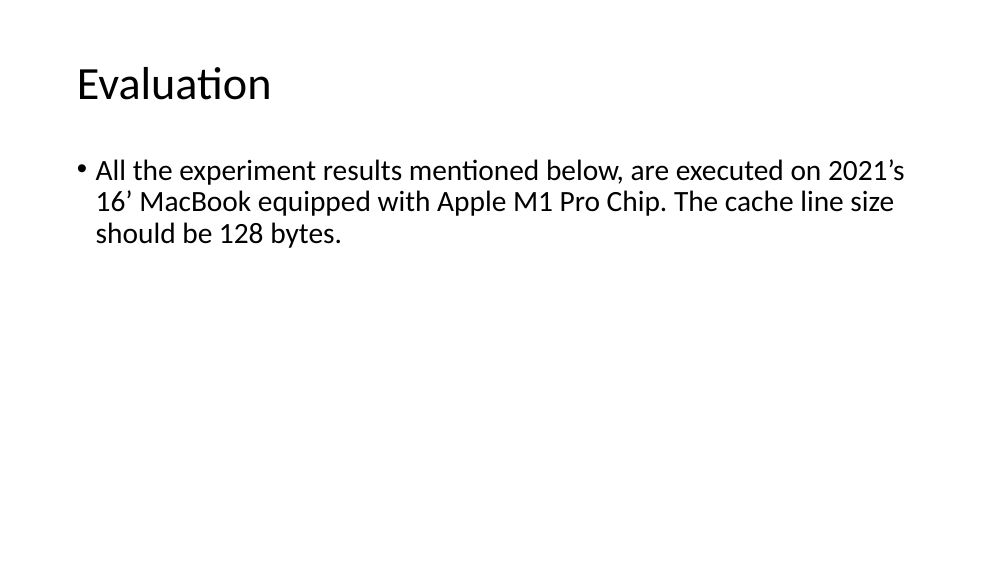
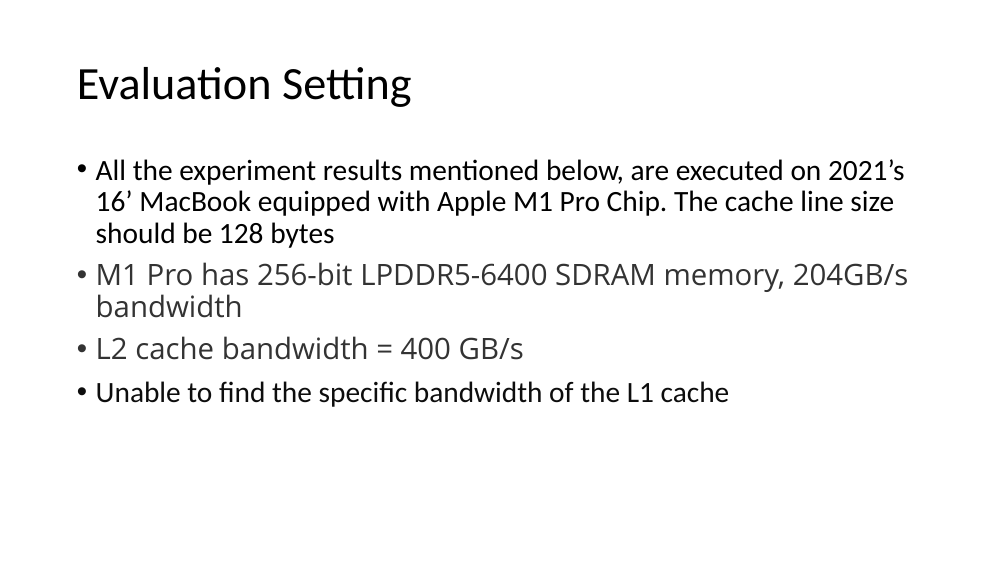
Before and after one commit to LukeLIN-web/CS345, a slide deck: slide 7 of project/midterm.pptx (slide 5 before the commit). Drawn at 1008x567 pixels with LibreOffice and Linux fonts; fonts in the diff are those of the drawing. Boxes give left, top, right and bottom in pixels: in the first picture for what was removed or moved away, otherwise in the second. Text is boxed around its words. In the diff, an @@ line names an element or a change of style, - is before the commit and + after.

```diff
--- a/project/midterm.pptx
+++ b/project/midterm.pptx
@@ title at (77, 67, 411, 107): text changed @@
-Evaluation
+Evaluation Setting
@@ text at (96, 159, 909, 407): text changed @@
-• All the experiment results mentioned below, are executed on 2021’s 16’ MacBook equipped with Apple M1 Pro Chip. The cache line size should be 128 bytes.
+• All the experiment results mentioned below, are executed on 2021’s 16’ MacBook equipped with Apple M1 Pro Chip. The cache line size should be 128 bytes
+• M1 Pro has 256-bit LPDDR5-6400 SDRAM memory, 204GB/s bandwidth
+• L2 cache bandwidth = 400 GB/s
+• Unable to find the specific bandwidth of the L1 cache
```
Also in this commit, not shown: 6 other slides changed, 7 slides added, 1 slide removed, 2 other files.
